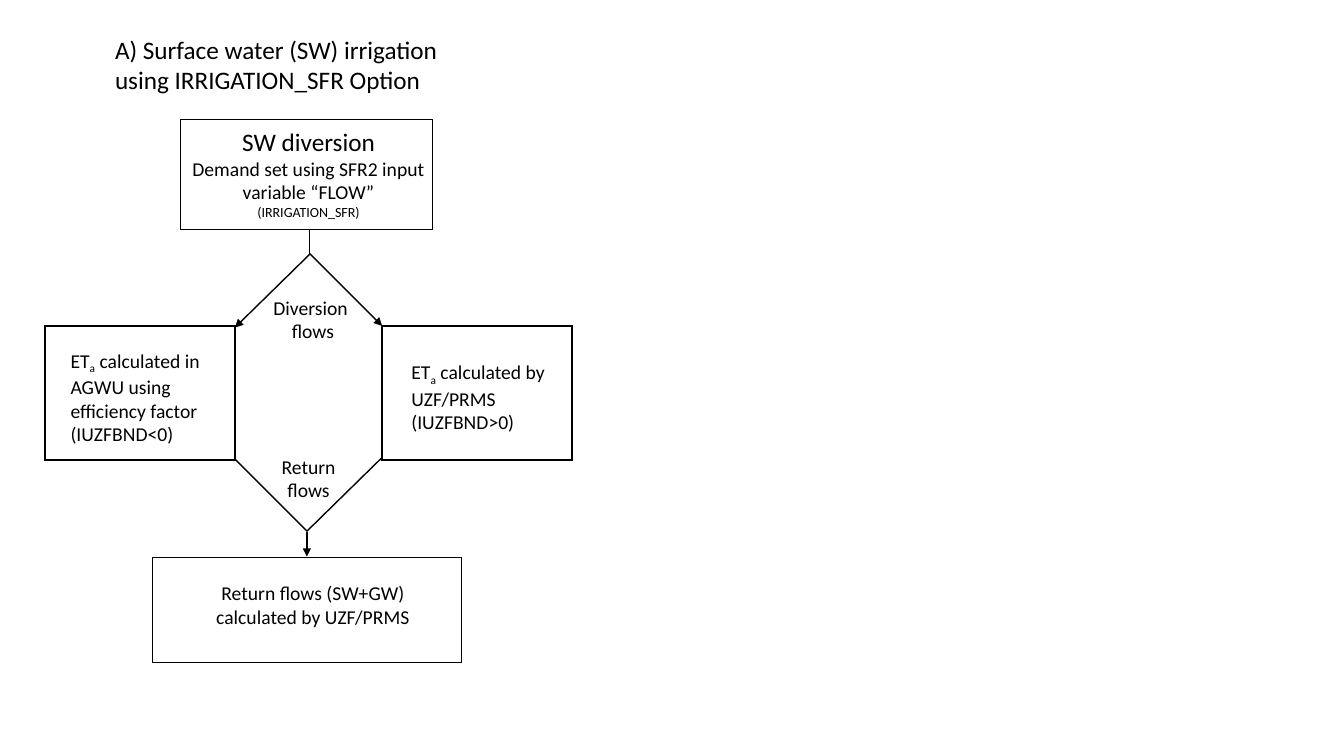
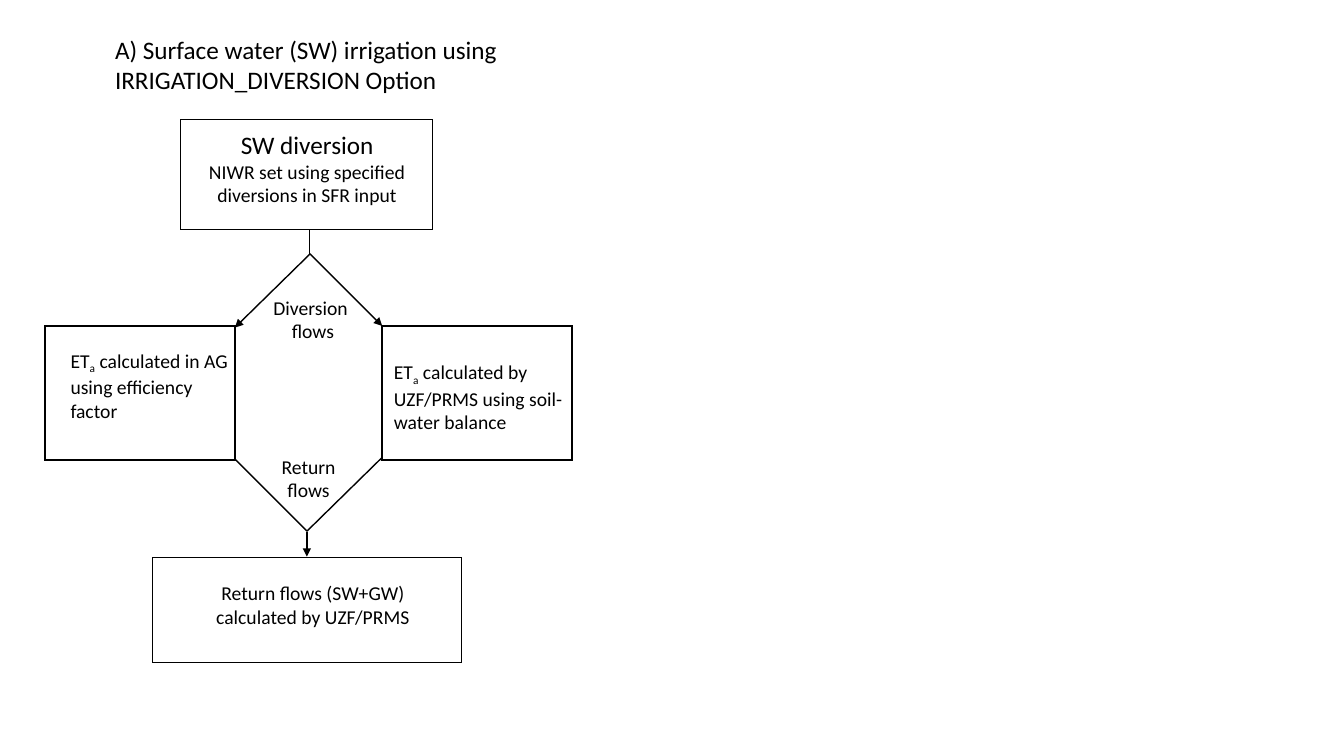
Before and after one commit to rniswon/mfnwt, a slide deck: slide 2 of Examples/AgWaterUse/doc/Options.pptx. Drawn at 1344x756 pixels with LibreOffice and Linux fonts; fonts in the diff are those of the drawing. Boxes give left, top, right and bottom in pixels: in the first picture for what was removed or moved away, otherwise in the second. Text is boxed around its words. In the diff, an @@ line names an element or a change of style, - is before the commit and + after.

```diff
--- a/Examples/AgWaterUse/doc/Options.pptx
+++ b/Examples/AgWaterUse/doc/Options.pptx
@@ text at (115, 40, 497, 93): text changed @@
-A) Surface water (SW) irrigation using IRRIGATION_SFR Option
+A) Surface water (SW) irrigation using IRRIGATION_DIVERSION Option
@@ text "SW diversion": place and size @@
-text "SW diversion" at (192, 133, 424, 219)
+text "SW diversion" at (209, 136, 405, 205)
@@ text at (209, 165, 405, 205): text changed @@
-Demand set using SFR2 input variable “FLOW”
-(IRRIGATION_SFR)
+NIWR set using specified diversions in SFR input
@@ text at (71, 354, 228, 418): text changed @@
-ETa calculated in AGWU using efficiency factor
-(IUZFBND<0)
+ETa calculated in AG using efficiency factor
@@ text at (394, 365, 562, 429): text changed @@
-ETa calculated by UZF/PRMS
-(IUZFBND>0)
+ETa calculated by UZF/PRMS using soil-water balance
```
Also in this commit, not shown: 1 other slide changed, 1 other file.
